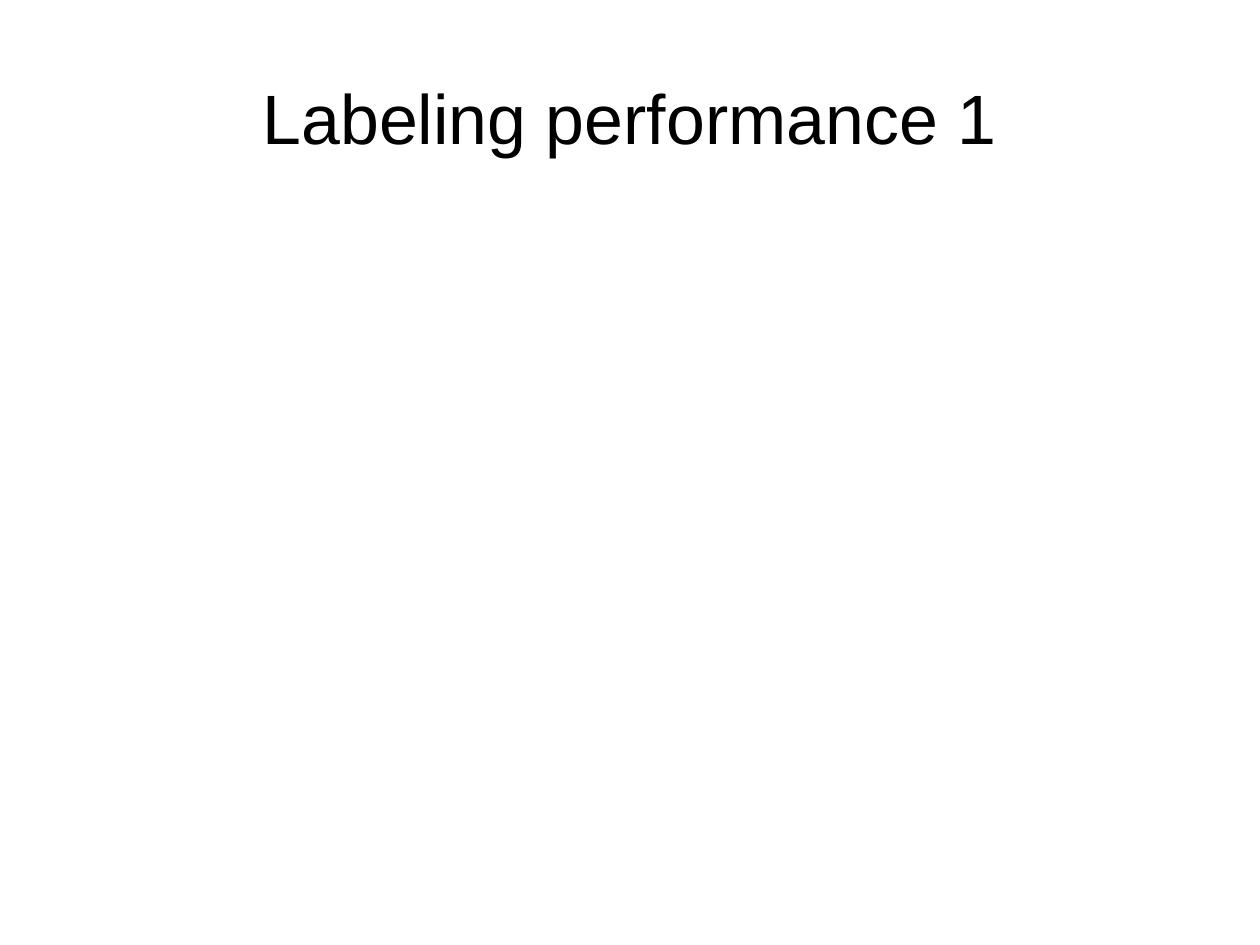
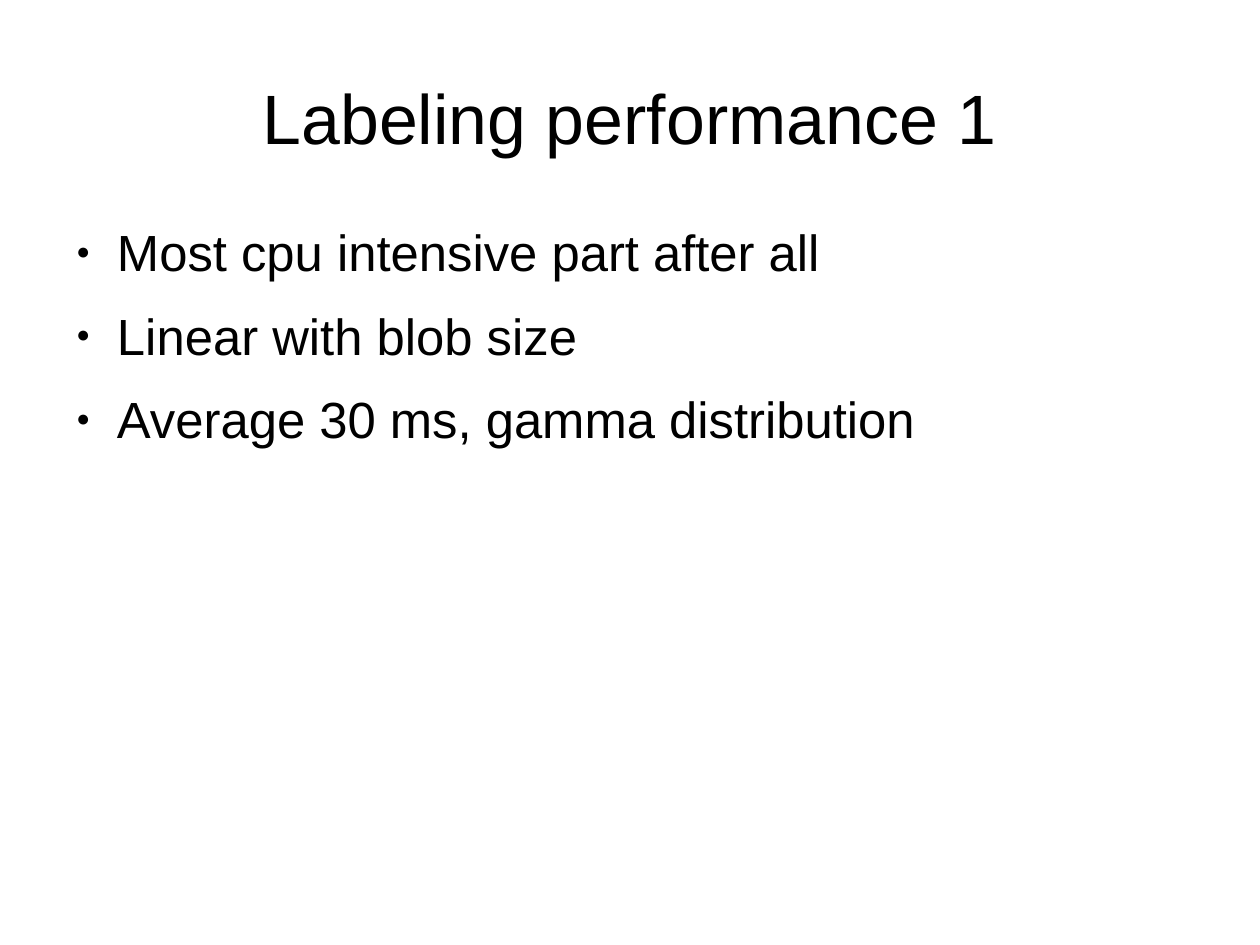
Before and after one commit to 0Chuzz/SNproject, a slide deck: slide 12 of slides.odp. Drawn at 1260x945 pixels with LibreOffice and Linux fonts; fonts in the diff are those of the drawing. Boxes give left, top, right and bottom in pixels: in the first picture for what was removed or moved away, otherwise in the second. Text is boxed around its words. In the diff, an @@ line names an element or a change of style, - is before the commit and + after.

Commit message:
labeling slides

```diff
--- a/slides.odp
+++ b/slides.odp
@@ text added at [117,234,915,449], 32 pt, text #000000 @@
+● Most cpu intensive part after all
+● Linear with blob size
+● Average 30 ms, gamma distribution
```
Also in this commit, not shown: 5 other slides changed, 3 slides added, 3 slides removed.
